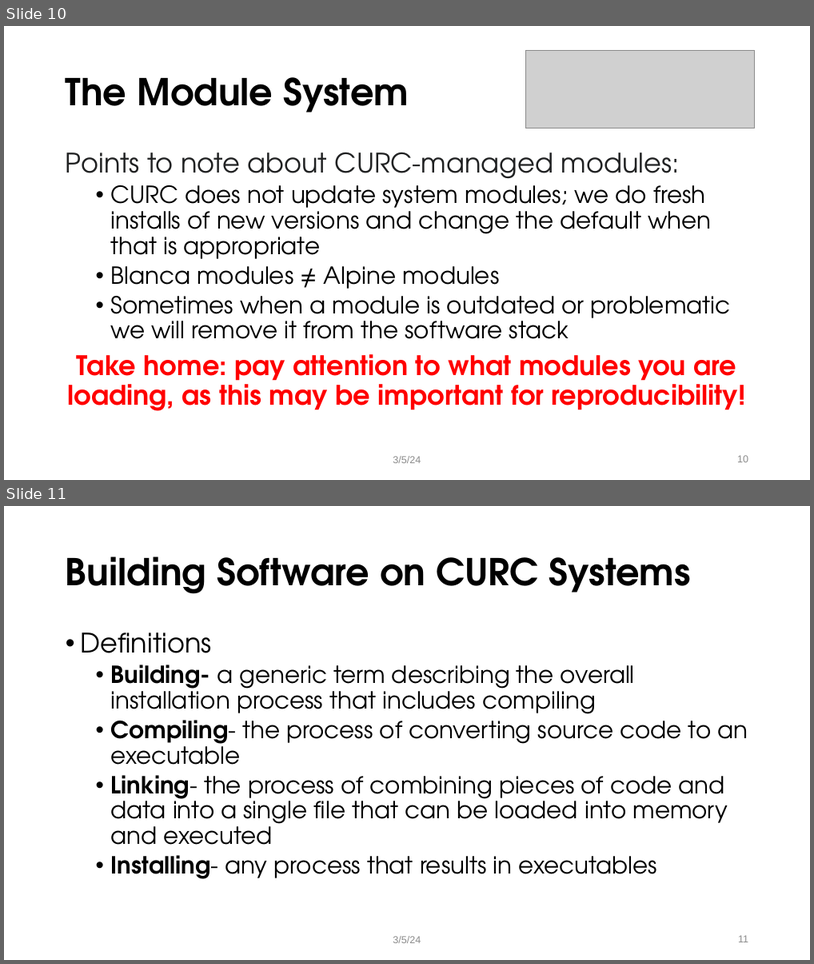
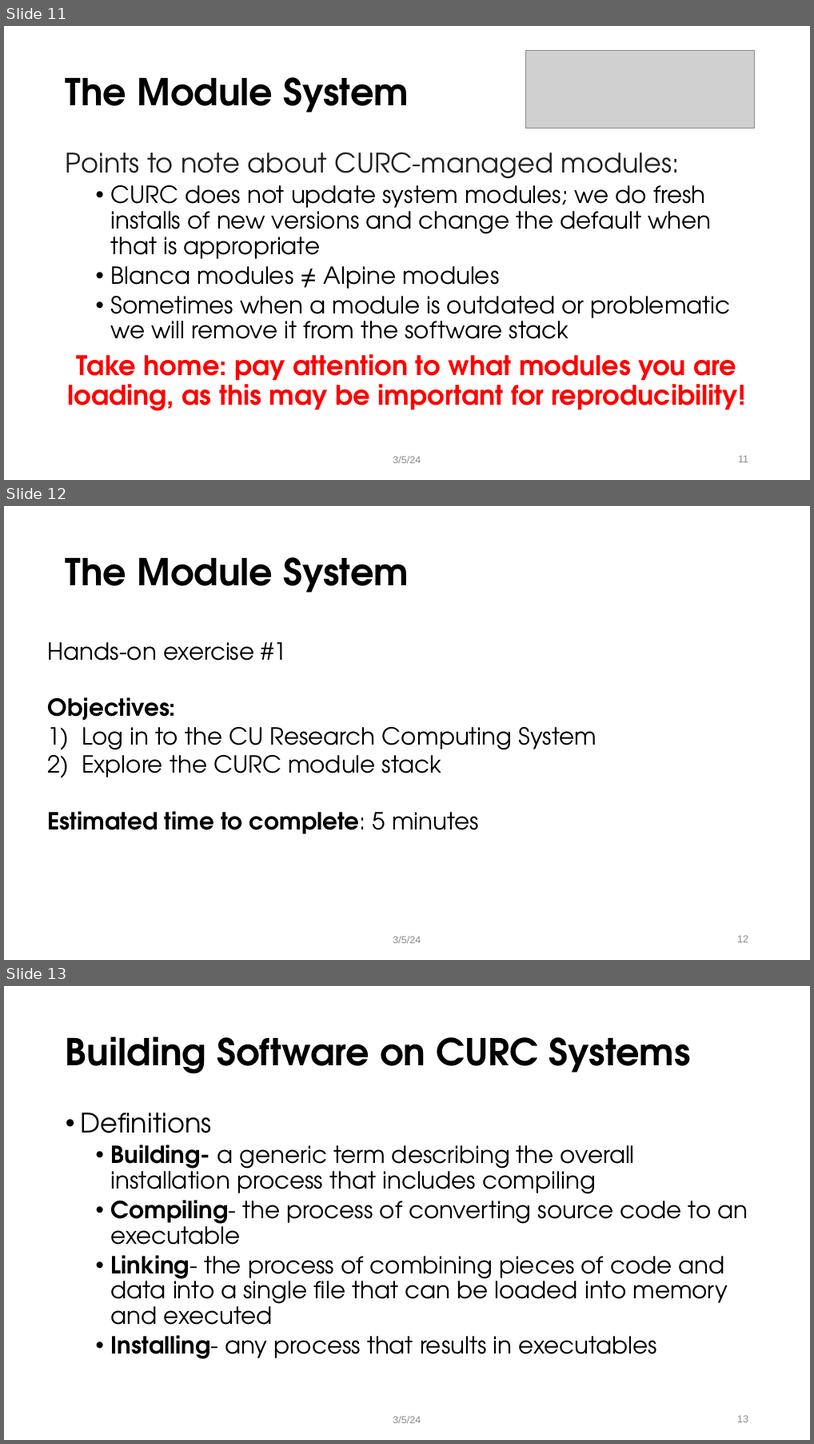
Before and after one commit to ResearchComputing/alpine_software_techlab, a slide deck: alpine_software_techlab.pptx. Shown one above the other, each under a label of ours: slides 10 and 11 before the commit, slides 11, 12 and 13 after it. The pictures are 814x964 and 814x1444 pixels, drawn with LibreOffice and Linux fonts; fonts in the diff are those of the drawing; grey boxes stand for pictures; background and template pictures are left out. Boxes give left, top, right and bottom in pixels: in the first picture for what was removed or moved away, otherwise in the second. Text is boxed around its words. In the diff, an @@ line names an element or a change of style, - is before the commit and + after.

```diff
--- a/alpine_software_techlab.pptx
+++ b/alpine_software_techlab.pptx
@@ slide 12 added at [4, 506, 810, 960], background #FFFFFF @@
@@ title added at [66, 557, 409, 592], 44 pt, text #000000, bold @@
+The Module System
@@ text added at [48, 642, 597, 834], 28 pt, text #000000 @@
+Hands-on exercise #1
+Objectives:
+1) Log in to the CU Research Computing System
+2) Explore the CURC module stack
+Estimated time to complete: 5 minutes
@@ text added at [393, 936, 421, 943], 12 pt, text #8C8C8C @@
+3/5/24
@@ page number added at [738, 935, 749, 942], 12 pt, text #8C8C8C @@
+12
@@ what was slide 10 is now slide 11 @@
@@ page number at [738, 455, 749, 462]: text changed @@
-10
+11
@@ what was slide 11 is now slide 13 @@
@@ page number at [738, 1415, 749, 1422]: text changed @@
-11
+13
```
Also in this commit, not shown: 7 slides changed, 1 other slide added, 3 other files.
